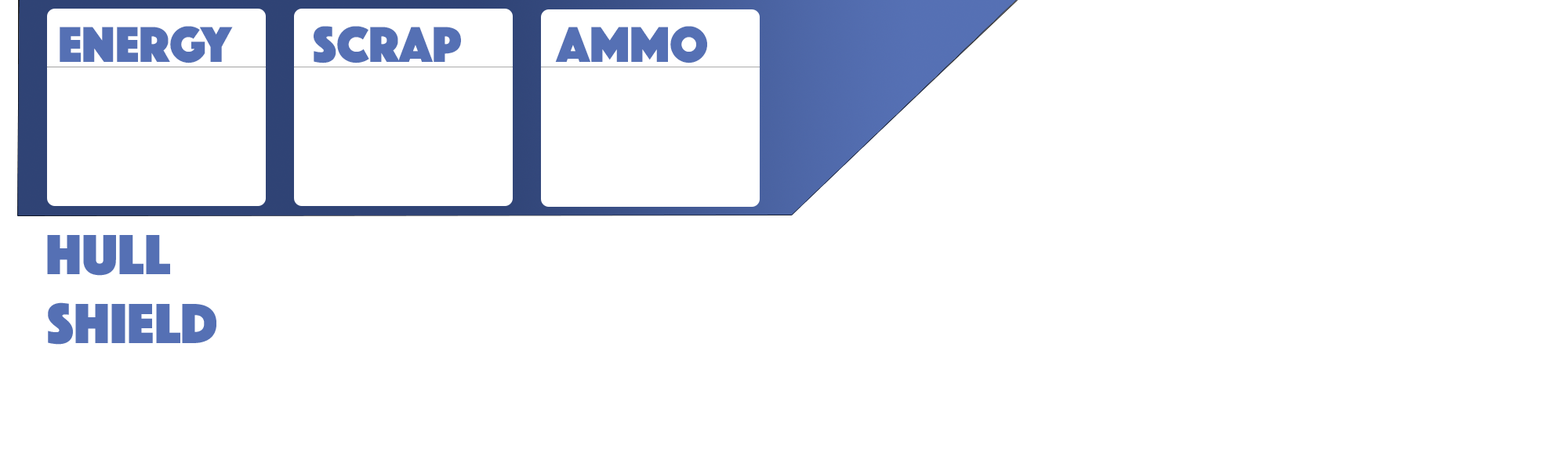
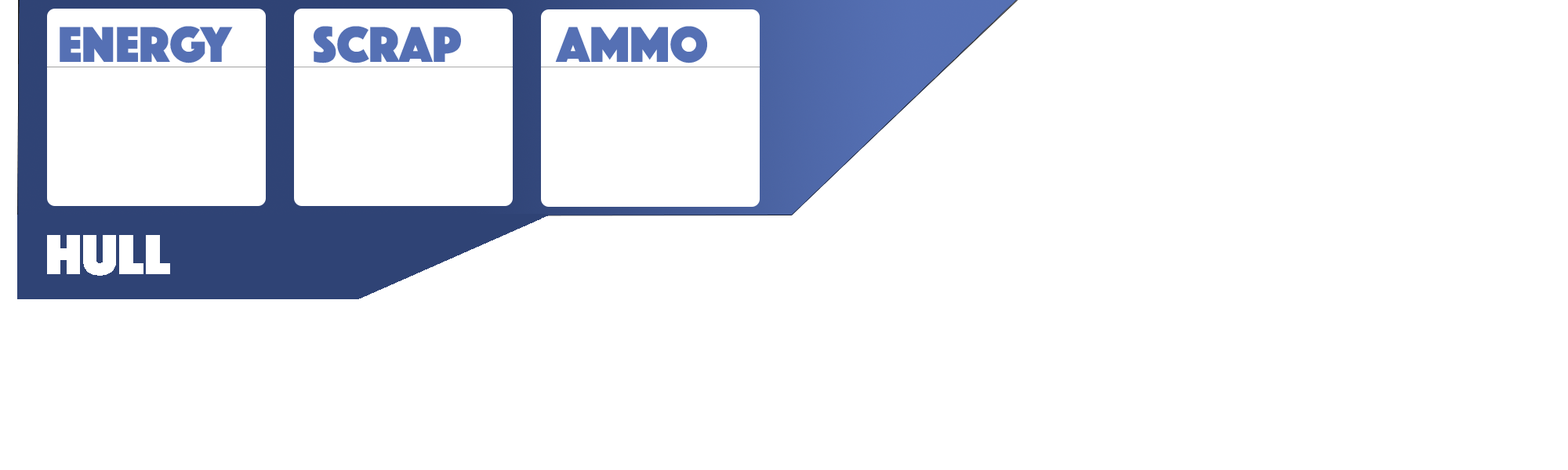
Layered file, before and after one edit (w=1568, h=470). Changes by layer:
removed layer "shield" over [left=47, top=302, right=217, bottom=345]
added layer "Shape 12" above "hull" over [left=354, top=214, right=549, bottom=300]
painted on "hull" over [left=47, top=235, right=171, bottom=276]
added layer "Rectangle 1" above "Shape 8 copy 2" over [left=17, top=214, right=358, bottom=300]
